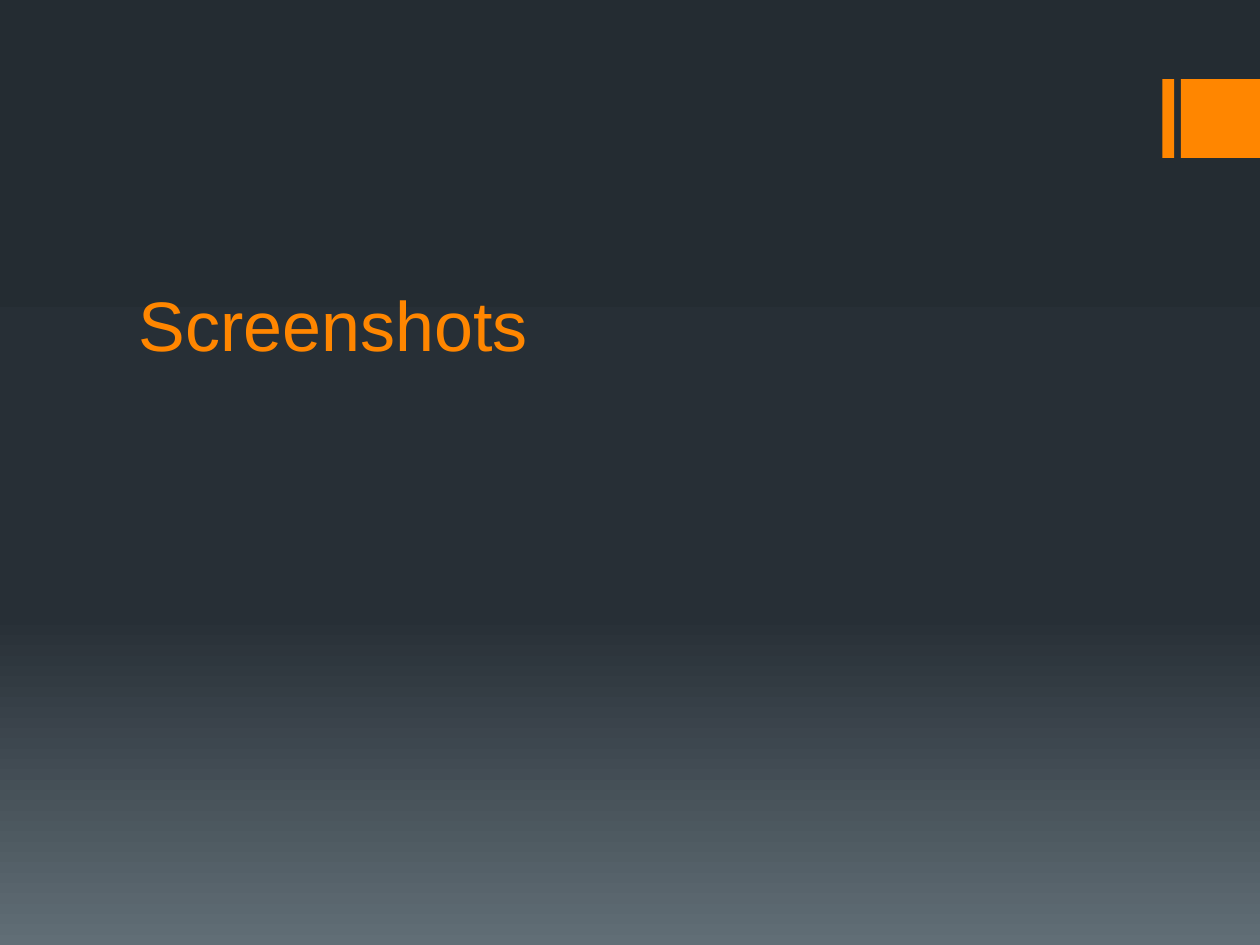
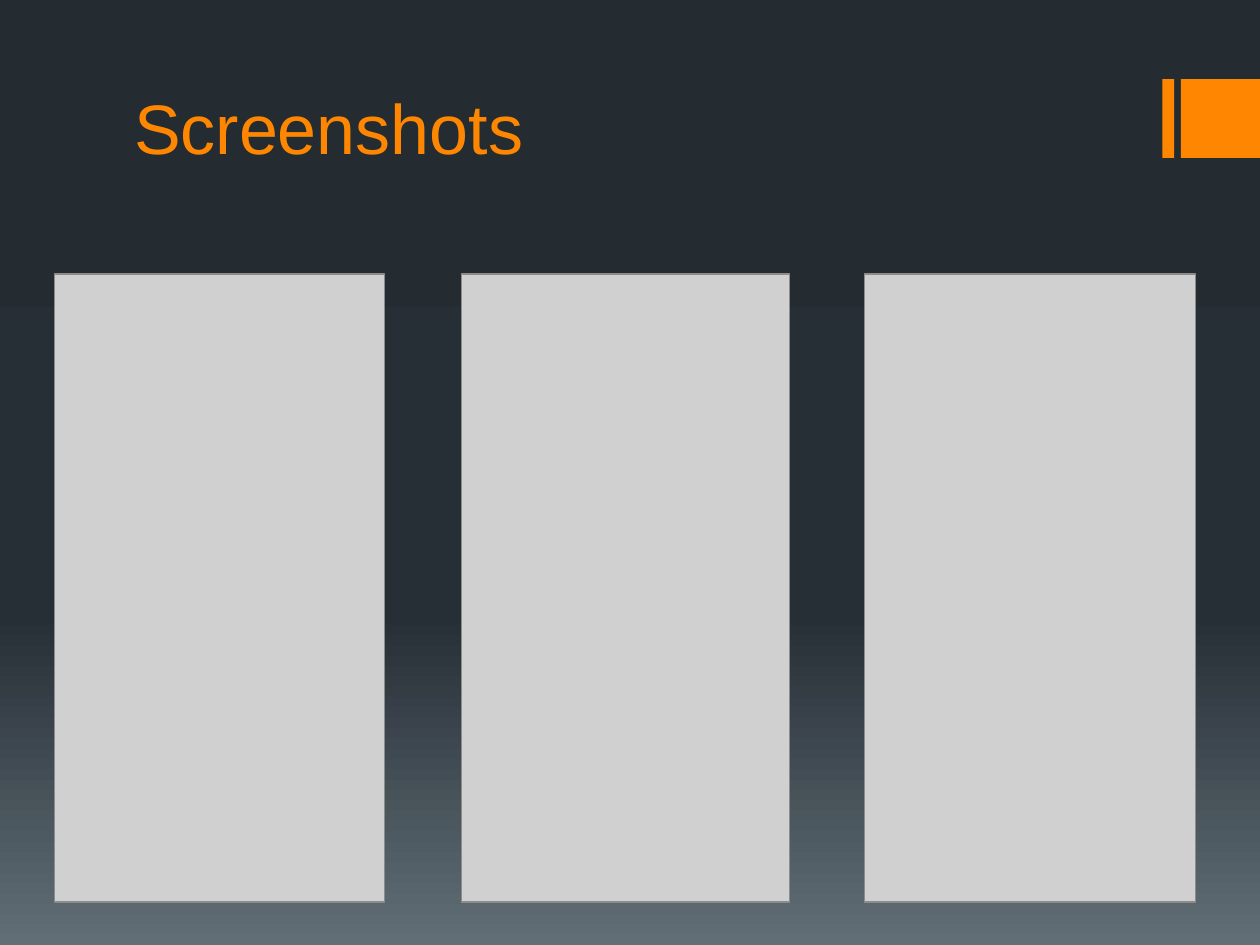
Before and after one commit to ShawnHesch/SAAPI, a slide deck: slide 13 of SAAPI_Walkthrough.pptx. Drawn at 1260x945 pixels with LibreOffice and Linux fonts; fonts in the diff are those of the drawing; grey boxes stand for pictures. Boxes give left, top, right and bottom in pixels: in the first picture for what was removed or moved away, otherwise in the second. Text is boxed around its words. In the diff, an @@ line names an element or a change of style, - is before the commit and + after.

Commit message:
Added screenshots to slides

```diff
--- a/SAAPI_Walkthrough.pptx
+++ b/SAAPI_Walkthrough.pptx
@@ title "Screenshots": place and size @@
-title "Screenshots" at (139, 300, 528, 352)
+title "Screenshots" at (134, 103, 523, 155)
@@ picture added at (54, 275, 384, 902) @@
@@ picture added at (461, 275, 790, 902) @@
@@ picture added at (864, 275, 1196, 902) @@
```
